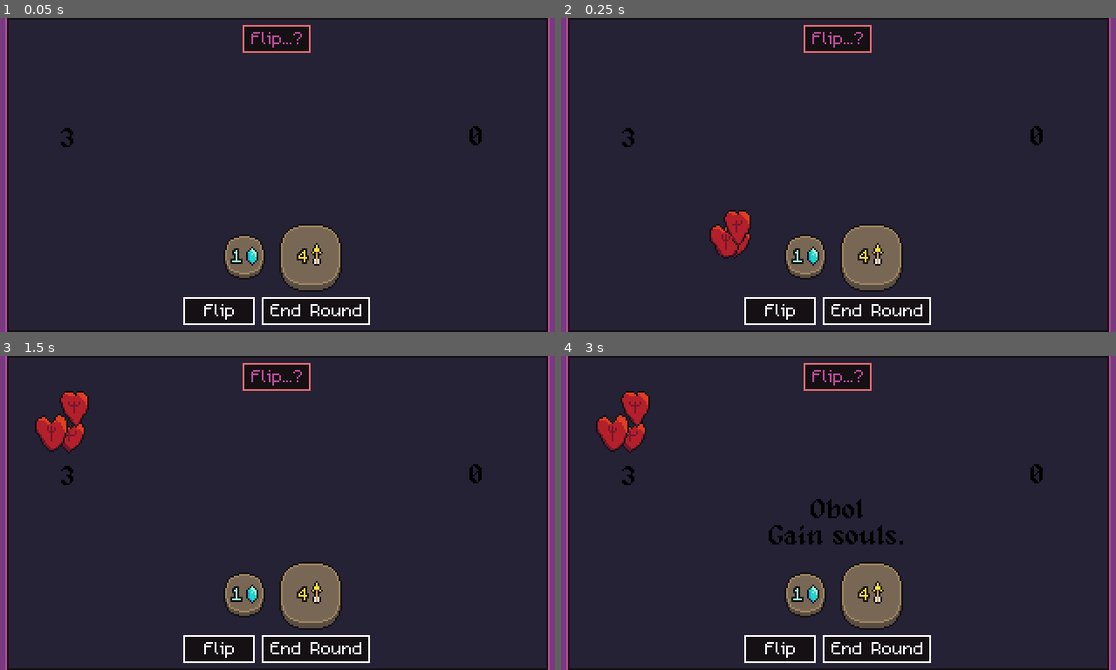
Above: before the commit, frames 1-4 (two rows, left to right).
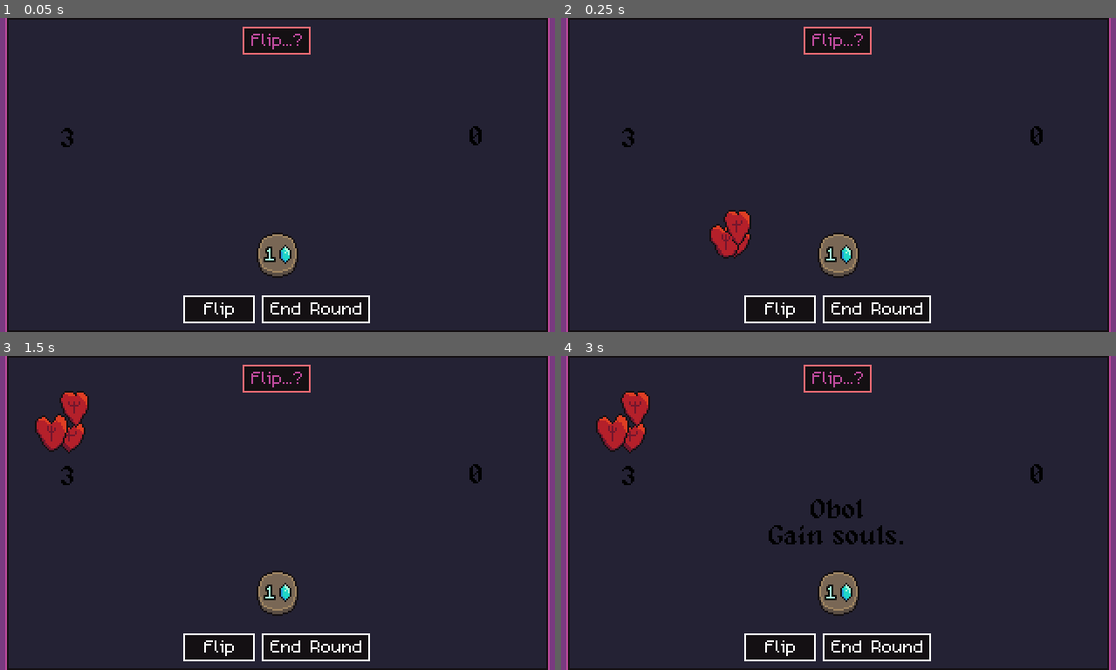
Above: after the commit, the same moments.

Repository: bdunko/Charon-s-Obol
Game: Godot game, scene res://main.tscn
Same seed, same stepped clock (60 frames per second), same inputs: the game is played once before the commit and once after it.
Inputs (mouse positions are in pixels of both pictures, inside the frame that each line leads up to):
- Up to frame 1 (0.05 s): no input
- Up to frame 2 (0.25 s): no input
- Up to frame 3 (1.5 s): move the mouse to (277, 377) at 0.52 s; click (277, 377) at 0.67 s; tap Enter at 1.25 s; move the mouse to (183, 534) at 1.27 s; click (183, 534) at 1.42 s
- Up to frame 4 (3 s): tap Space at 2 s; move the mouse to (810, 534) at 2.02 s; click (810, 534) at 2.17 s; tap Enter at 2.75 s; move the mouse to (810, 575) at 2.77 s; click (810, 575) at 2.92 s

The runs differ from the first frame. In frame 1, 4.6% of the frame differs, in the area x 33-67%, y 2-98%; in frame 2, 4.6%; in frame 3, 4.6%; in frame 4, 4.6%.
Error in both runs: Assertion failed. (res://global.gd:139)

Commit message:
Added round indicator voyage

Diff:
--- a/components/coin.tscn
+++ b/components/coin.tscn
@@ -227,7 +227,6 @@
 position = Vector2(-16, -16)
 
 [node name="Polygon" type="CollisionPolygon2D" parent="Sprite/ClickableArea"]
-visible = false
 position = Vector2(11, 12)
 polygon = PackedVector2Array(30, 5, 37, 9, 41, 16, 41, 32, 37, 39, 30, 43, 16, 43, 9, 38, 5, 32, 5, 16, 9, 9, 16, 5)
 
--- a/main.gd
+++ b/main.gd
@@ -13,6 +13,8 @@
 @onready var _RED_SOUL_FRAGMENT_SCENE = preload("res://components/red_soul_fragment.tscn")
 @onready var _BLUE_SOUL_FRAGMENT_SCENE = preload("res://components/blue_soul_fragment.tscn")
 @onready var _ARROW_SCENE = preload("res://components/arrow.tscn")
+
+@onready var _PLAYER_TEXTBOXES = $UI/PlayerTextboxs
 
 @onready var _CHARON_POINT: Vector2 = $Points/Charon.position
 @onready var _PLAYER_POINT: Vector2 = $Points/Player.position
@@ -20,9 +22,13 @@
 @onready var _BLUE_SOUL_FRAGMENT_PILE_POINT: Vector2 = $Points/BlueSoulFragmentPile.position
 @onready var _ARROW_PILE_POINT: Vector2 = $Points/ArrowPile.position
 
+@onready var _VOYAGE: Voyage = $Voyage
+
 func _ready() -> void:
 	assert(_COIN_ROW)
 	assert(_SHOP)
+
+	assert(_PLAYER_TEXTBOXES)
 
 	assert(_RESET_BUTTON)
 
@@ -32,6 +38,8 @@
 	assert(_BLUE_SOUL_FRAGMENT_PILE_POINT)
 	assert(_ARROW_PILE_POINT)
 	assert(_ARROWS)
+
+	assert(_VOYAGE)
 
 	Global.state_changed.connect(_on_state_changed)
 	Global.life_count_changed.connect(_on_life_count_changed)
@@ -120,10 +128,6 @@
 	# make a single starting coin
 	_gain_coin(Global.make_coin(Global.GENERIC_FAMILY, Global.Denomination.OBOL))
 
-	#debug
-	_gain_coin(Global.make_coin(Global.APOLLO_FAMILY, Global.Denomination.TETROBOL))
-
-
 	_RESET_BUTTON.hide()
 	Global.state = Global.State.BEFORE_FLIP
 
@@ -144,33 +148,41 @@
 		coin.flip()
 
 func _on_accept_button_pressed():
-	assert(Global.state != Global.State.GAME_OVER and Global.state != Global.State.BEFORE_FLIP, "this shouldn't happen")
+	assert(Global.state == Global.State.AFTER_FLIP, "this shouldn't happen")
 
 	Global.active_coin_power = Global.Power.NONE
 	Global.active_coin_power_coin = null
 
-	match(Global.state):
-		Global.State.AFTER_FLIP:
-			for coin in _COIN_ROW.get_children():
-				if coin.is_heads():
-					Global.fragments += coin.get_fragments()
-				else:
-					Global.lives -= coin.get_life_loss()
-		Global.State.SHOP:
-			Global.round_count += 1
-			if Global.round_count > Global.NUM_ROUNDS: # if the game ended, just exit
-				return
-
-			# refresh lives
-			Global.lives += Global.LIVES_PER_ROUND[Global.round_count]
-
-			# recharge all coin powers
-			for coin in _COIN_ROW.get_children():
-				coin = coin as CoinEntity
-				coin.reset_power_uses()
+	for coin in _COIN_ROW.get_children():
+		if coin.is_heads():
+			Global.fragments += coin.get_fragments()
+		else:
+			Global.lives -= coin.get_life_loss()
 
 	if Global.state != Global.State.GAME_OVER:
 		Global.state = Global.State.BEFORE_FLIP
+
+func _on_continue_button_pressed():
+	# await the voyage here
+	Global.state = Global.State.BEFORE_FLIP #hides the shop
+	_PLAYER_TEXTBOXES.hide()
+	_VOYAGE.show()
+	await _VOYAGE.move_boat(Global.round_count + 1)
+	_VOYAGE.hide()
+	_PLAYER_TEXTBOXES.show()
+
+	Global.round_count += 1
+
+	if Global.round_count > Global.NUM_ROUNDS: # if the game ended, just exit
+		return
+
+	# refresh lives
+	Global.lives += Global.LIVES_PER_ROUND[Global.round_count]
+
+	# recharge all coin powers
+	for coin in _COIN_ROW.get_children():
+		coin = coin as CoinEntity
+		coin.reset_power_uses()
 
 func _on_end_round_button_pressed():
 	assert(Global.state == Global.State.BEFORE_FLIP)
--- a/main.tscn
+++ b/main.tscn
@@ -33,11 +33,28 @@
 
 [node name="UI" type="CanvasLayer" parent="."]
 
+[node name="CharonTextbox" type="BoxContainer" parent="UI"]
+offset_top = 5.0
+offset_right = 320.0
+offset_bottom = 21.0
+alignment = 1
+script = ExtResource("15_jk3ch")
+
+[node name="Textbox" parent="UI/CharonTextbox" instance=ExtResource("13_kjj73")]
+layout_mode = 2
+
+[node name="NinePatchRect" parent="UI/CharonTextbox/Textbox" index="0"]
+texture = ExtResource("14_une3h")
+
+[node name="Text" parent="UI/CharonTextbox/Textbox/TextMargin" index="0"]
+theme_override_colors/default_color = Color(0.737255, 0.290196, 0.607843, 1)
+text = "Charon Dialogue"
+
 [node name="PlayerTextboxs" type="HBoxContainer" parent="UI"]
 offset_left = 6.0
-offset_top = 160.0
+offset_top = 159.0
 offset_right = 314.0
-offset_bottom = 176.0
+offset_bottom = 175.0
 alignment = 1
 
 [node name="FlipButton" parent="UI/PlayerTextboxs" instance=ExtResource("13_kjj73")]
@@ -149,30 +166,13 @@
 visible = false
 position = Vector2(150, 27)
 
-[node name="CharonTextbox" type="BoxContainer" parent="UI"]
-offset_top = 4.0
-offset_right = 320.0
-offset_bottom = 20.0
-alignment = 1
-script = ExtResource("15_jk3ch")
-
-[node name="Textbox" parent="UI/CharonTextbox" instance=ExtResource("13_kjj73")]
-layout_mode = 2
-
-[node name="NinePatchRect" parent="UI/CharonTextbox/Textbox" index="0"]
-texture = ExtResource("14_une3h")
-
-[node name="Text" parent="UI/CharonTextbox/Textbox/TextMargin" index="0"]
-theme_override_colors/default_color = Color(0.737255, 0.290196, 0.607843, 1)
-text = "Charon Dialogue"
-
 [node name="Table" type="Node2D" parent="."]
 
 [node name="CoinRow" type="HBoxContainer" parent="Table"]
 offset_left = 6.0
-offset_top = 118.0
+offset_top = 117.0
 offset_right = 314.0
-offset_bottom = 154.0
+offset_bottom = 153.0
 size_flags_horizontal = 4
 size_flags_vertical = 4
 mouse_filter = 2
@@ -211,6 +211,7 @@
 size_flags_vertical = 8
 
 [node name="Shop" type="HBoxContainer" parent="Table"]
+visible = false
 offset_left = 77.0
 offset_top = 18.0
 offset_right = 243.0
@@ -240,6 +241,9 @@
 [node name="GodCoinShopItem3" parent="Table/Shop/GodCoinContainer" instance=ExtResource("3_d2o1n")]
 layout_mode = 2
 
+[node name="Voyage" parent="." instance=ExtResource("7_o62wp")]
+position = Vector2(64, 34)
+
 [node name="Arrows" type="Node" parent="."]
 
 [node name="RedSoulFragments" type="Node" parent="."]
@@ -265,14 +269,14 @@
 
 [connection signal="clicked" from="UI/PlayerTextboxs/FlipButton" to="." method="_on_flip_button_pressed"]
 [connection signal="clicked" from="UI/PlayerTextboxs/AcceptButton" to="." method="_on_accept_button_pressed"]
-[connection signal="clicked" from="UI/PlayerTextboxs/ContinueButton" to="." method="_on_accept_button_pressed"]
+[connection signal="clicked" from="UI/PlayerTextboxs/ContinueButton" to="." method="_on_continue_button_pressed"]
 [connection signal="clicked" from="UI/PlayerTextboxs/EndRoundButton" to="." method="_on_end_round_button_pressed"]
 [connection signal="pressed" from="UI/ResetButton" to="." method="_on_reset_button_pressed"]
 [connection signal="timeout" from="UI/WarningLabel/Timer" to="UI/WarningLabel" method="_on_timer_timeout"]
 [connection signal="coin_purchased" from="Table/Shop" to="." method="_on_shop_coin_purchased"]
 
+[editable path="UI/CharonTextbox/Textbox"]
 [editable path="UI/PlayerTextboxs/FlipButton"]
 [editable path="UI/PlayerTextboxs/AcceptButton"]
 [editable path="UI/PlayerTextboxs/ContinueButton"]
 [editable path="UI/PlayerTextboxs/EndRoundButton"]
-[editable path="UI/CharonTextbox/Textbox"]
--- /dev/null
+++ b/ui/voyage.gd
@@ -0,0 +1,25 @@
+class_name Voyage
+extends Node2D
+
+@onready var _SHIP = $Ship
+@onready var _BOAT_POSITION_FOR_ROUND = [-100, _SHIP.position.x, _SHIP.position.x + 33, _SHIP.position.x + 66, _SHIP.position.x + 99, _SHIP.position.x + 132, _SHIP.position.x + 148]
+
+func _ready() -> void:
+	assert(_BOAT_POSITION_FOR_ROUND.size()-2 == Global.NUM_ROUNDS)
+
+	Global.state_changed.connect(_on_state_changed)
+
+	$AnimationPlayer.play("boat")
+
+	hide()
+
+func _on_state_changed() -> void:
+	if Global.state == Global.State.GAME_OVER:
+		_SHIP.position.x = _BOAT_POSITION_FOR_ROUND[1] #reset boat position
+
+func move_boat(round_count: int) -> void:
+	await Global.delay(0.3)
+	var tween = create_tween()
+	tween.tween_property(_SHIP, "position:x", _BOAT_POSITION_FOR_ROUND[round_count], 1.5).set_trans(Tween.TRANS_LINEAR)
+	await tween.finished
+	await Global.delay(1.0)
--- a/ui/voyage.tscn
+++ b/ui/voyage.tscn
@@ -1,18 +1,49 @@
-[gd_scene load_steps=4 format=3 uid="uid://bjl18p6kktksk"]
+[gd_scene load_steps=7 format=3 uid="uid://bjl18p6kktksk"]
 
 [ext_resource type="Texture2D" uid="uid://b0mdmdt17jqo5" path="res://assets/world/voyage_river.png" id="1_pmhan"]
+[ext_resource type="Script" path="res://ui/voyage.gd" id="1_uo15k"]
 [ext_resource type="Texture2D" uid="uid://cig0x4566omk0" path="res://assets/world/voyage_ship.png" id="2_mka22"]
 [ext_resource type="Texture2D" uid="uid://ni8luuna6wp3" path="res://assets/world/voyage.png" id="2_s3lai"]
 
+[sub_resource type="Animation" id="Animation_bgtnn"]
+resource_name = "boat"
+loop_mode = 1
+tracks/0/type = "value"
+tracks/0/imported = false
+tracks/0/enabled = true
+tracks/0/path = NodePath("Ship:position:y")
+tracks/0/interp = 1
+tracks/0/loop_wrap = true
+tracks/0/keys = {
+"times": PackedFloat32Array(0, 0.5),
+"transitions": PackedFloat32Array(1, 1),
+"update": 1,
+"values": [15.0, 14.0]
+}
+
+[sub_resource type="AnimationLibrary" id="AnimationLibrary_g6o5y"]
+_data = {
+"boat": SubResource("Animation_bgtnn")
+}
+
 [node name="Voyage" type="Node2D"]
+script = ExtResource("1_uo15k")
 
 [node name="UI" type="Sprite2D" parent="."]
 texture = ExtResource("2_s3lai")
+centered = false
 
 [node name="Ship" type="Sprite2D" parent="."]
-position = Vector2(-61, 3)
+position = Vector2(15, 14)
 texture = ExtResource("2_mka22")
+centered = false
 
 [node name="River" type="Sprite2D" parent="."]
-position = Vector2(4, 8)
+position = Vector2(21, 22)
 texture = ExtResource("1_pmhan")
+centered = false
+
+[node name="AnimationPlayer" type="AnimationPlayer" parent="."]
+libraries = {
+"": SubResource("AnimationLibrary_g6o5y")
+}
